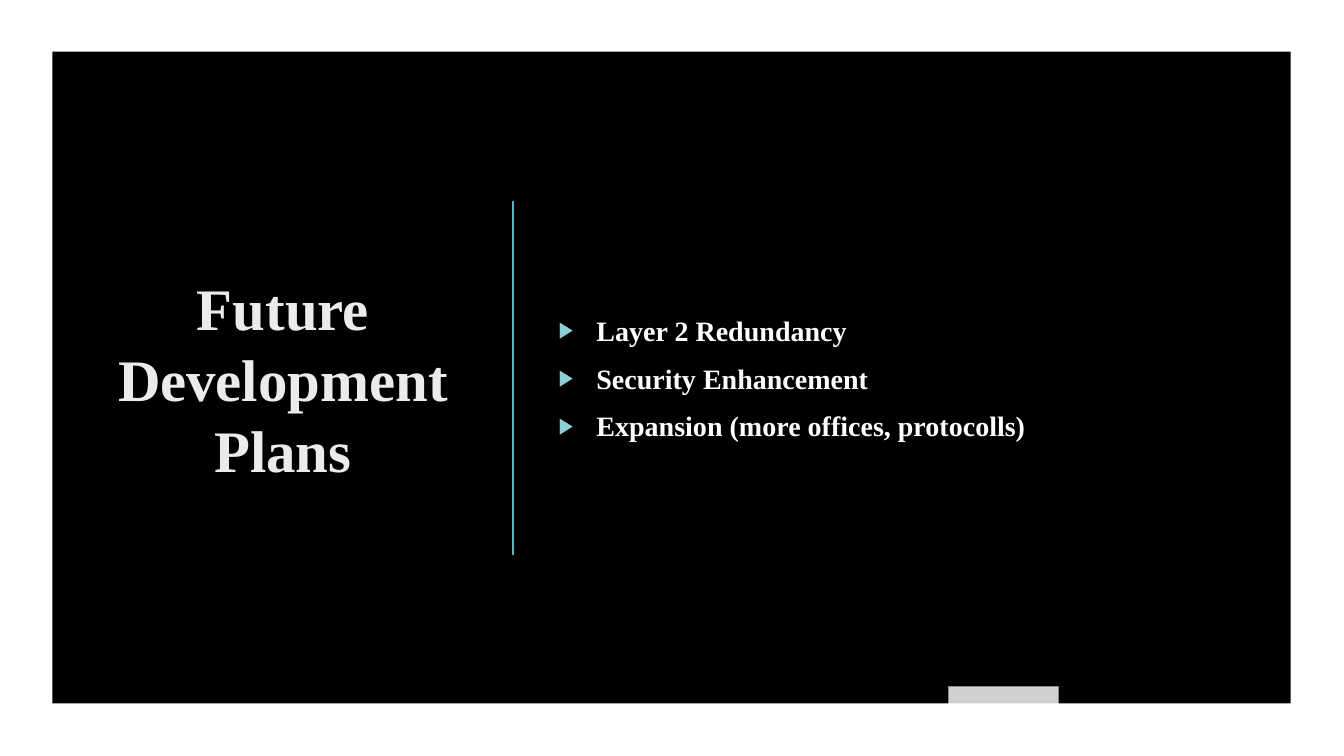
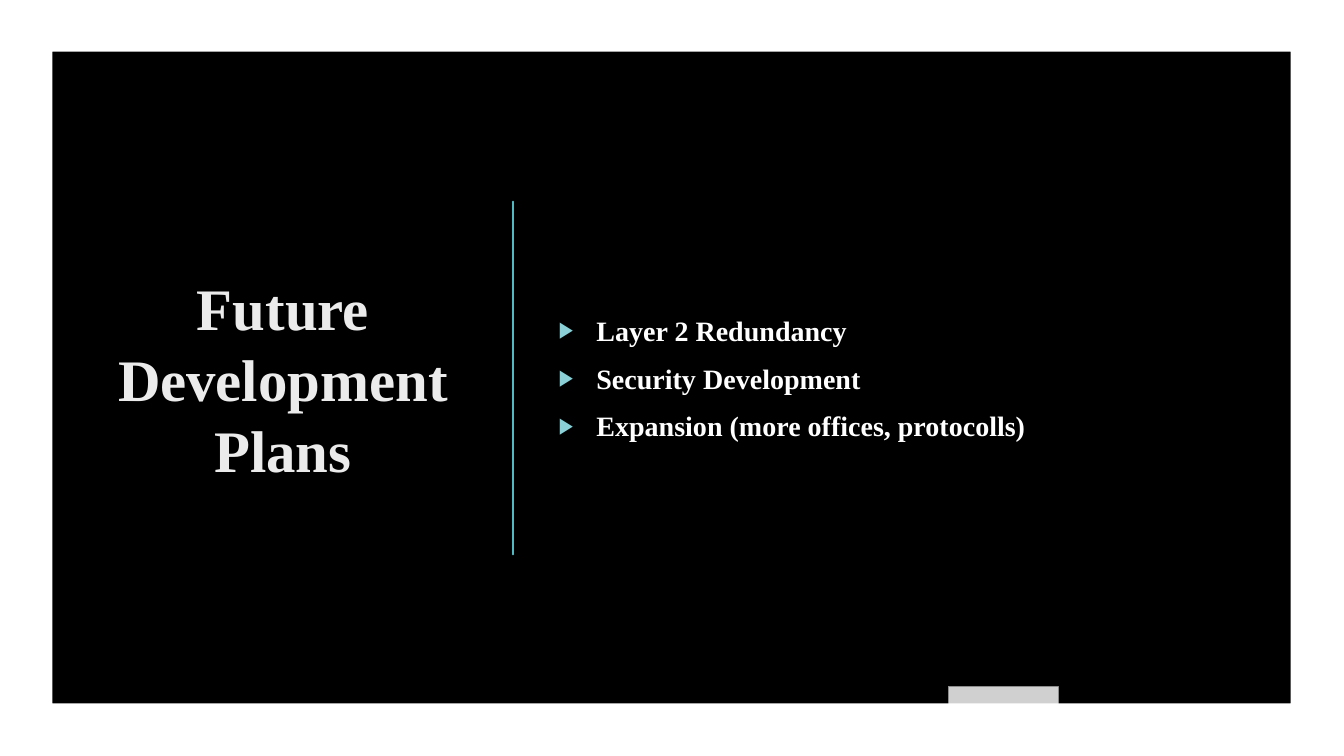
Before and after one commit to BalintBiro-hub/SysTeam, a slide deck: slide 16 of Kovta_Nyrt_EN.pptx. Drawn at 1344x756 pixels with LibreOffice and Linux fonts; fonts in the diff are those of the drawing; grey boxes stand for pictures; background and template pictures are left out. Boxes give left, top, right and bottom in pixels: in the first picture for what was removed or moved away, otherwise in the second. Text is boxed around its words. In the diff, an @@ line names an element or a change of style, - is before the commit and + after.

```diff
--- a/Kovta_Nyrt_EN.pptx
+++ b/Kovta_Nyrt_EN.pptx
@@ text at [596,369,860,394]: text changed @@
-▶ Security Enhancement
+▶ Security Development
```
Also in this commit, not shown: 3 other slides changed, 1 other file.
